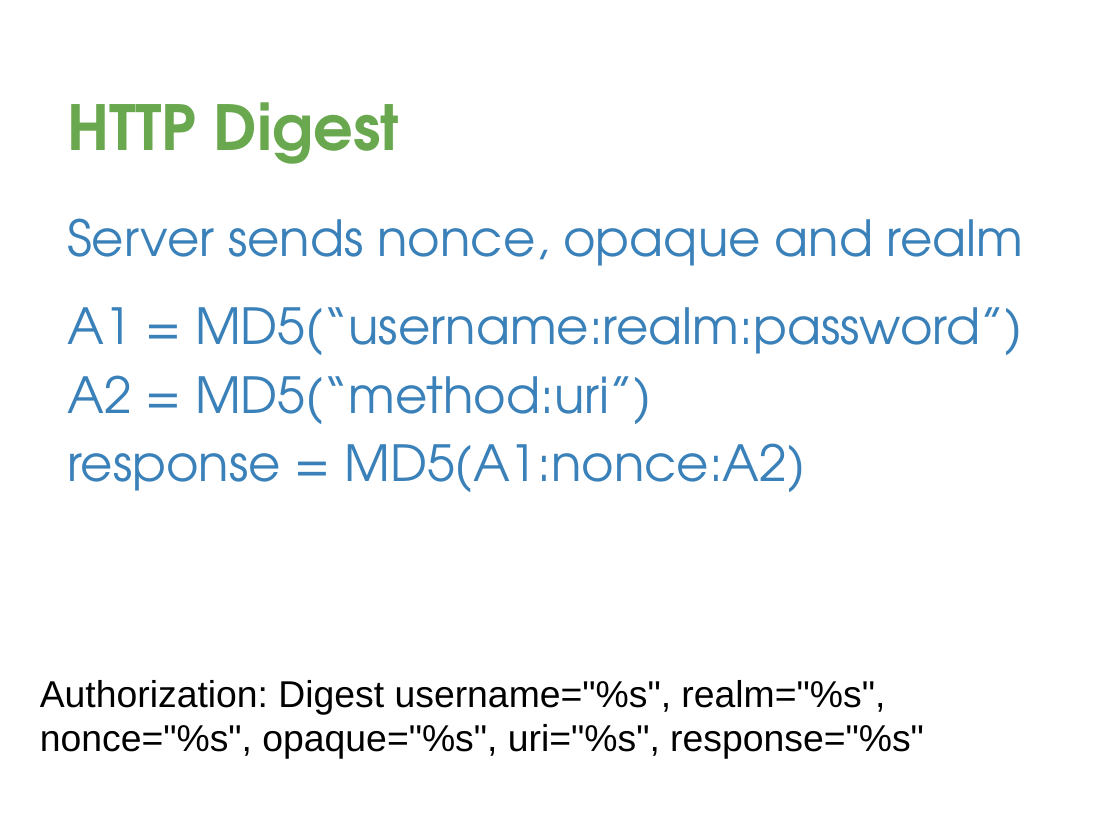
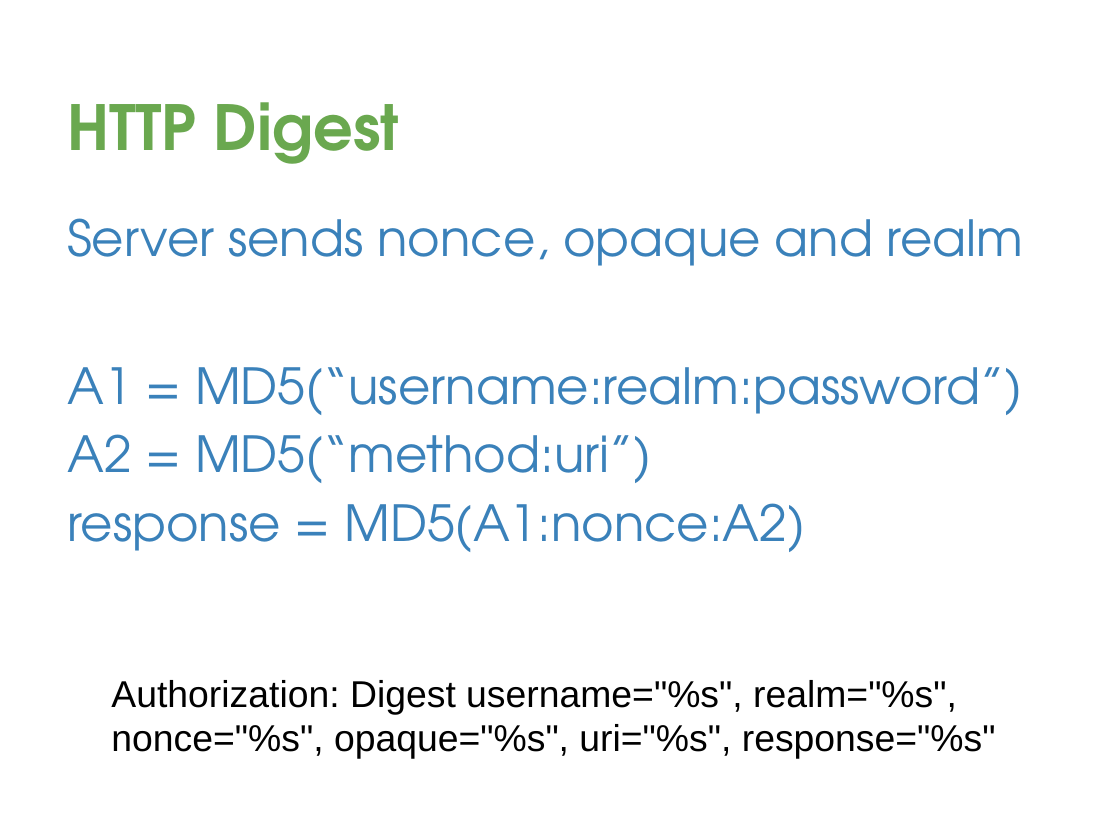
Before and after one commit to davetrux/gdgmidevfest-2017, a slide deck: slide 21 of MobileAuthWebWorld.pptx. Drawn at 1120x840 pixels with LibreOffice and Linux fonts; fonts in the diff are those of the drawing; background and template pictures are left out. Boxes give left, top, right and bottom in pixels: in the first picture for what was removed or moved away, otherwise in the second. Text is boxed around its words. In the diff, an @@ line names an element or a change of style, - is before the commit and + after.

```diff
--- a/MobileAuthWebWorld.pptx
+++ b/MobileAuthWebWorld.pptx
@@ text "Server sends nonce, opaque and ..." rewrapped from (67,218,1024,492) to (67,218,1024,552) @@
@@ text "Authorization: Digest username="%s", realm="%s", nonce="%s", ...": place and size @@
-text "Authorization: Digest username="%s", realm="%s", nonce="%s", ..." at (40,680,924,759)
+text "Authorization: Digest username="%s", realm="%s", nonce="%s", ..." at (111,680,996,759)
```
Also in this commit, not shown: 7 other slides changed, 2 slides added.
